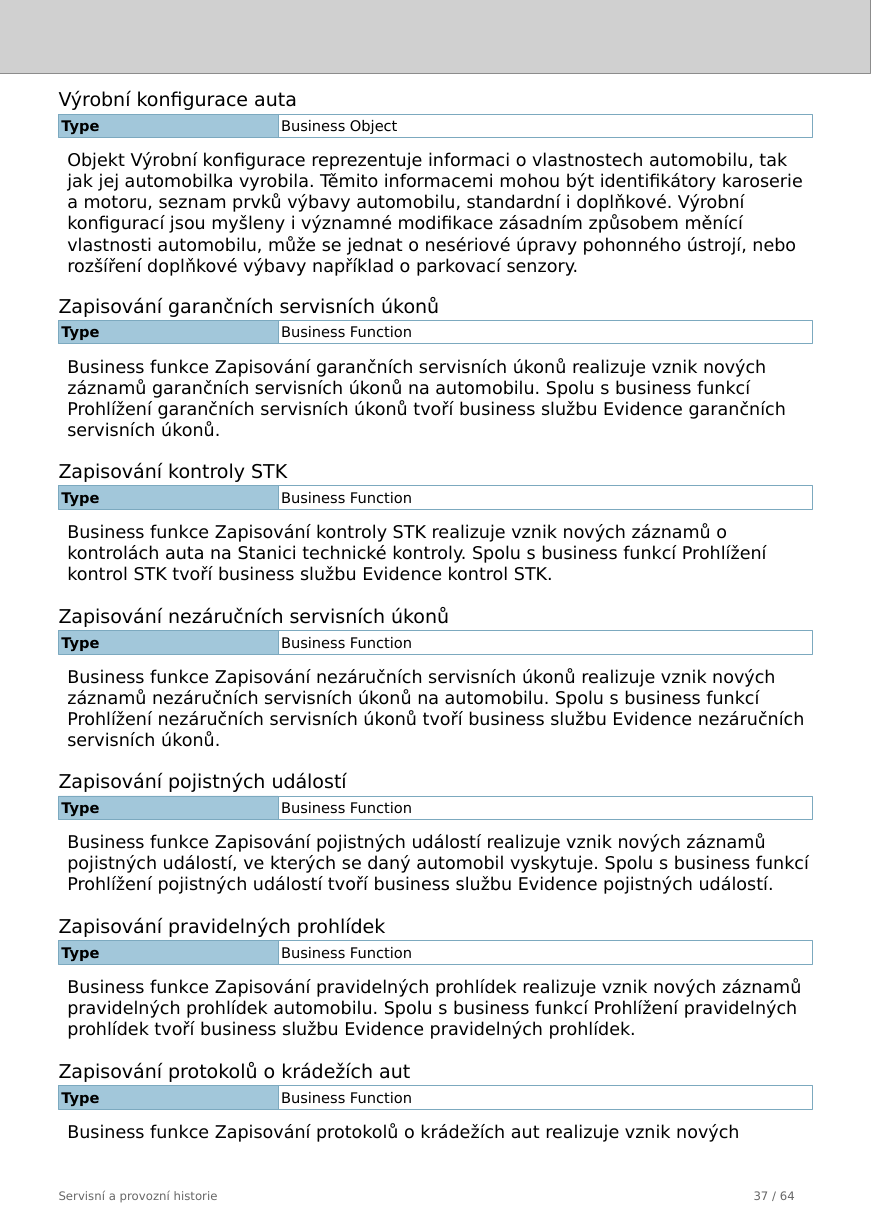
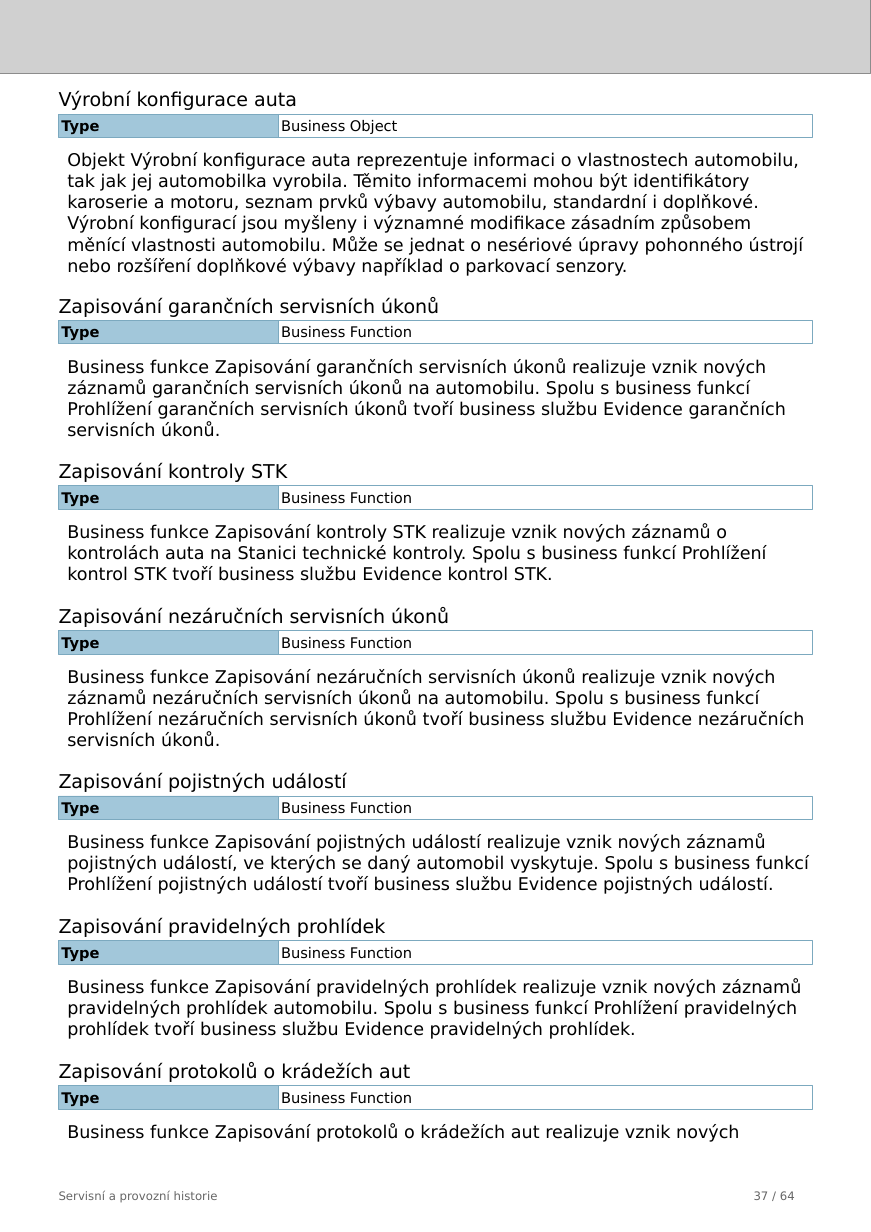
Before and after one commit to friedmannmartin/servisni_a_provozni_historie, a slide deck: slide 37 of report/jasper/servisni_a_provozni_historie.pptx. Drawn at 871x1232 pixels with LibreOffice and Linux fonts; fonts in the diff are those of the drawing; grey boxes stand for pictures. Boxes give left, top, right and bottom in pixels: in the first picture for what was removed or moved away, otherwise in the second. Text is boxed around its words. In the diff, an @@ line names an element or a change of style, - is before the commit and + after.

```diff
--- a/report/jasper/servisni_a_provozni_historie.pptx
+++ b/report/jasper/servisni_a_provozni_historie.pptx
@@ text at bbox=[67, 152, 803, 276]: text changed @@
-Objekt Výrobní konfigurace reprezentuje informaci o vlastnostech automobilu, tak jak jej automobilka vyrobila. Těmito informacemi mohou být identifikátory karoserie a motoru, seznam prvků výbavy automobilu, standardní i doplňkové. Výrobní konfigurací jsou myšleny i významné modifikace zásadním způsobem měnící vlastnosti automobilu, může se jednat o nesériové úpravy pohonného ústrojí, nebo rozšíření doplňkové výbavy například o parkovací senzory.
+Objekt Výrobní konfigurace auta reprezentuje informaci o vlastnostech automobilu, tak jak jej automobilka vyrobila. Těmito informacemi mohou být identifikátory karoserie a motoru, seznam prvků výbavy automobilu, standardní i doplňkové. Výrobní konfigurací jsou myšleny i významné modifikace zásadním způsobem měnící vlastnosti automobilu. Může se jednat o nesériové úpravy pohonného ústrojí nebo rozšíření doplňkové výbavy například o parkovací senzory.
```
Also in this commit, not shown: 10 other slides changed, 5 other files.
